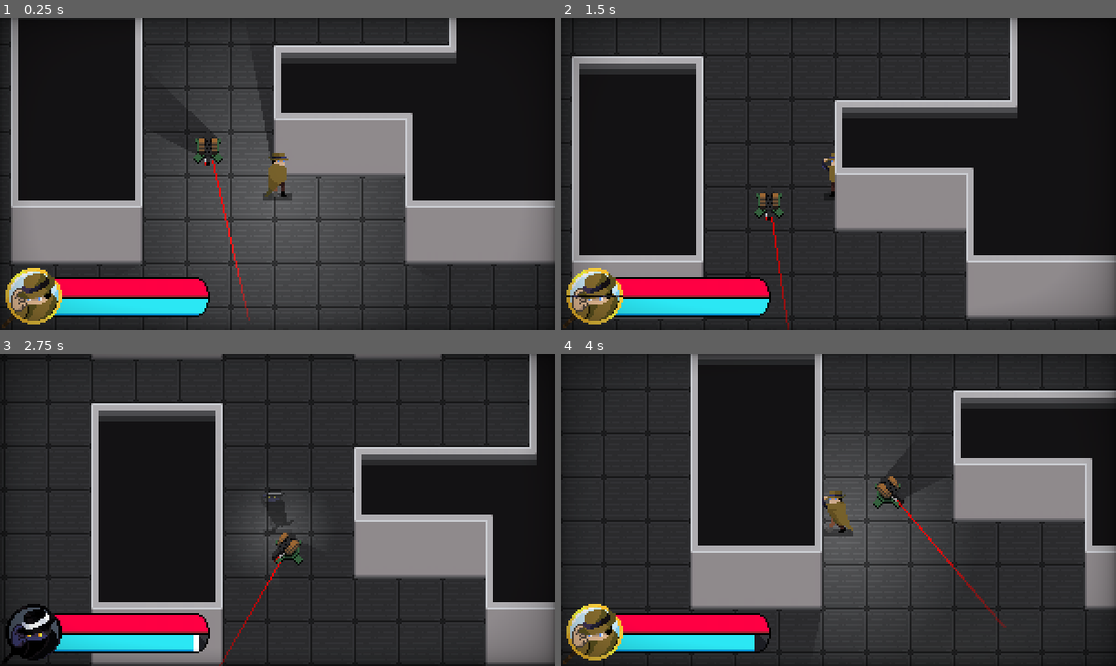
Above: before the commit, frames 1-4 (two rows, left to right).
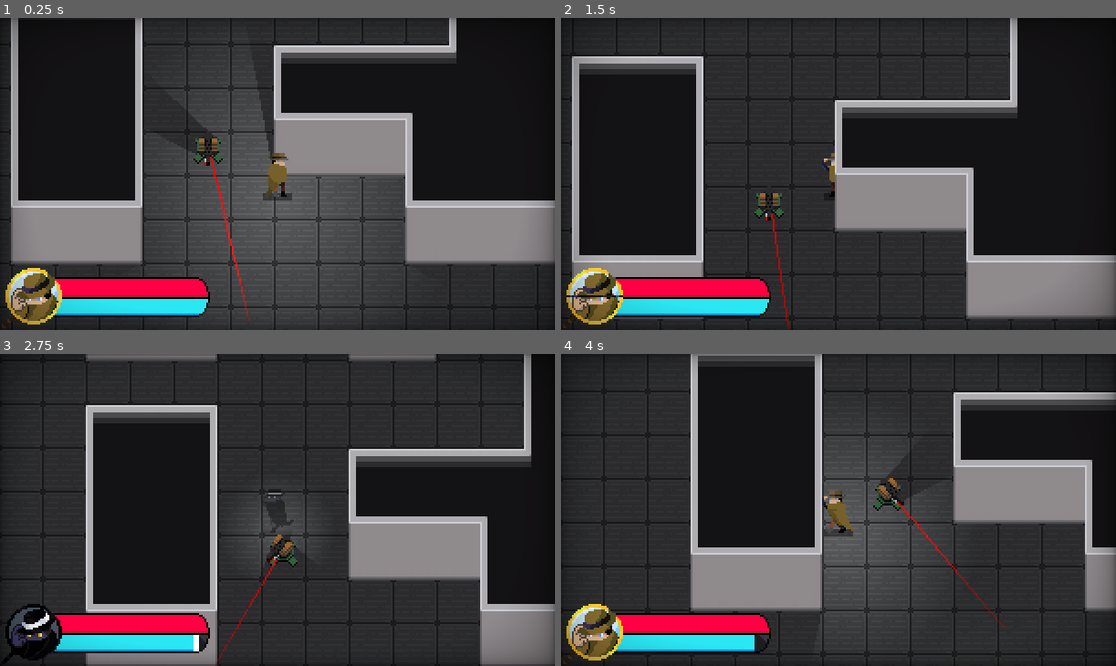
Above: after the commit, the same moments.

Repository: Cabidge/SGD1
Game: Godot game, scene res://assets/Main.tscn
Two runs of this game, one before a commit and one after it. Both use one fixed random seed, a clock stepped at 60 frames per second and the inputs below. The engine's default icon, where the game draws it, is replaced by a stand-in: a white triangle on a blue panel in a dark square.
Inputs (mouse positions are in pixels of both pictures, inside the frame that each line leads up to):
- Up to frame 1 (0.25 s): no input
- Up to frame 2 (1.5 s): move the mouse to (810, 236) at 0.52 s; press the mouse at (810, 236) at 0.53 s; hold W (move_up) from 0.53 s (still down); move the mouse to (1005, 220) at 1.27 s; release the mouse at (1005, 220) at 1.28 s; right-click (1005, 220) at 1.35 s
- Up to frame 3 (2.75 s): move the mouse to (111, 463) at 2.02 s; release W (move_up) at 2.03 s; press the mouse at (111, 463) at 2.03 s; hold A (move_left) from 2.03 s (still down)
- Up to frame 4 (4 s): move the mouse to (866, 510) at 2.77 s; release the mouse at (866, 510) at 2.78 s; right-click (866, 510) at 2.85 s; move the mouse to (755, 432) at 3.52 s; release A (move_left) at 3.53 s; press the mouse at (755, 432) at 3.53 s; hold S (move_down) from 3.53 s (still down)

The runs differ from the first frame. In frame 1, 0.1% of the frame differs, in the area x 36-45%, y 34-94%; in frame 2, less than 0.1%; in frame 3, 12%, in the area x 2-100%, y 0-100%; in frame 4, 5.8%.

Commit message:
Tweaked laser

Diff:
--- a/assets/player/Player.tscn
+++ b/assets/player/Player.tscn
@@ -334,7 +334,7 @@
 }
 
 [sub_resource type="CapsuleShape2D" id=56]
-radius = 6.0
+radius = 5.0
 height = 12.0
 
 [node name="Player" type="KinematicBody2D"]
--- a/assets/turret/Laser.gd
+++ b/assets/turret/Laser.gd
@@ -18,11 +18,15 @@
 	if raycast.is_colliding():
 		p = raycast.get_collision_point() - global_position
 		point.position = p
-	point.visible = raycast.is_colliding()
+	point.visible = raycast.is_colliding() and (raycast.position - p).length() > 1
 
 	set_point_position(1, p)
 
 func set_angle(new):
 	angle = new
-	raycast.cast_to = (Vector2.LEFT * length).rotated(angle)
-	set_point_position(0, raycast.cast_to * 0.1)
+	var vec = (Vector2.LEFT).rotated(angle)
+
+	raycast.cast_to = vec * length
+	raycast.position = vec * 8
+
+	set_point_position(0, vec * 8)
--- a/assets/turret/Turret.tscn
+++ b/assets/turret/Turret.tscn
@@ -10,10 +10,10 @@
 colors = PoolColorArray( 1, 0, 0, 1, 1, 0, 0, 1, 1, 0, 0, 0.870588, 1, 0, 0, 0.243137 )
 
 [sub_resource type="CircleShape2D" id=2]
-radius = 6.0
+radius = 7.0
 
 [sub_resource type="OccluderPolygon2D" id=3]
-polygon = PoolVector2Array( -6, -5, -6, 3, -3, 5, 3, 5, 6, 3, 6, -5, 3, -7, -3, -7 )
+polygon = PoolVector2Array( -6, -4, -6, 3, -3, 5, 3, 5, 6, 3, 6, -4, 3, -6, -3, -6 )
 
 [node name="Turret" type="Node2D"]
 script = ExtResource( 3 )
@@ -27,7 +27,6 @@
 script = ExtResource( 4 )
 
 [node name="RayCast2D" type="RayCast2D" parent="Laser"]
-visible = false
 collision_mask = 3
 
 [node name="Point" type="Polygon2D" parent="Laser"]
